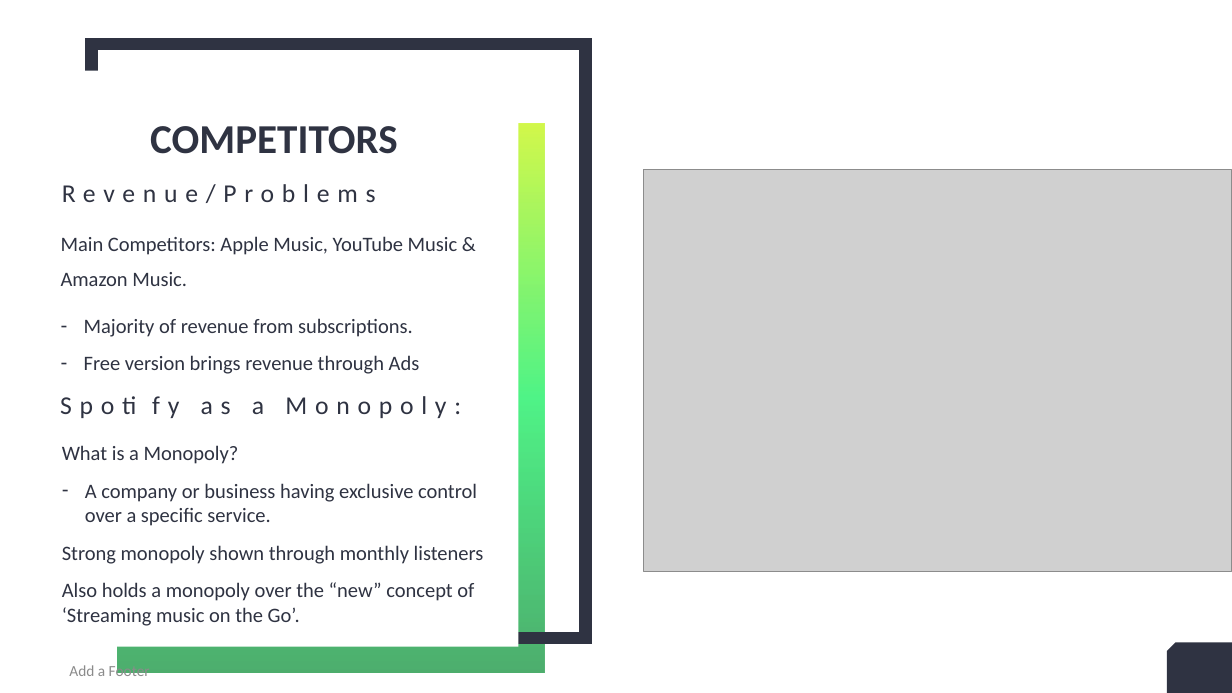
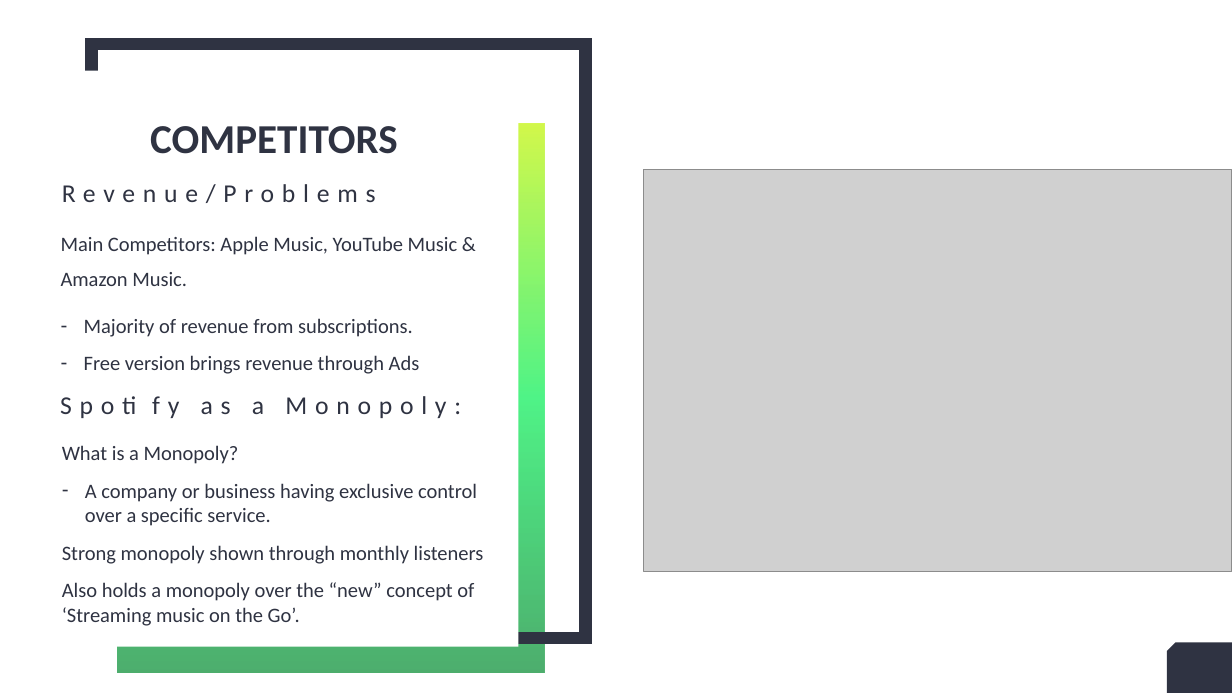
Before and after one commit to RandumbFluke/Design_Contexts_Year_1, a slide deck: slide 9 of Assignment 2/Jarvis x spotify.pptx. Drawn at 1232x693 pixels with LibreOffice and Linux fonts; fonts in the diff are those of the drawing; grey boxes stand for pictures. Boxes give left, top, right and bottom in pixels: in the first picture for what was removed or moved away, otherwise in the second. Text is boxed around its words. In the diff, an @@ line names an element or a change of style, - is before the commit and + after.

```diff
--- a/Assignment 2/Jarvis x spotify.pptx
+++ b/Assignment 2/Jarvis x spotify.pptx
@@ text removed at box(69, 663, 150, 681) @@
-Add a Footer
```
Also in this commit, not shown: 8 other slides changed.
